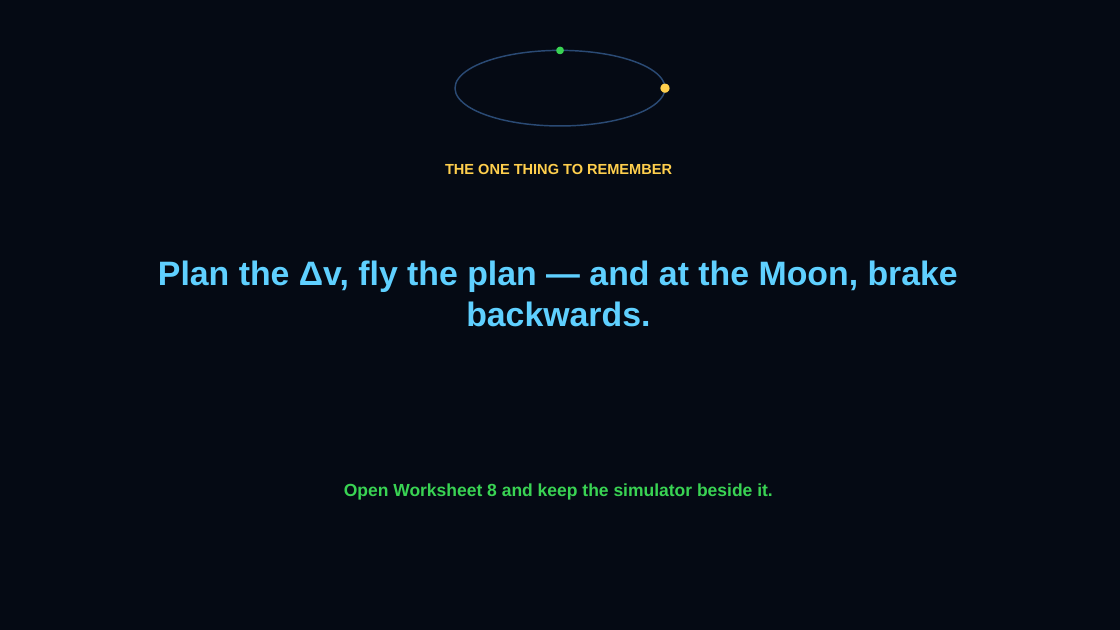
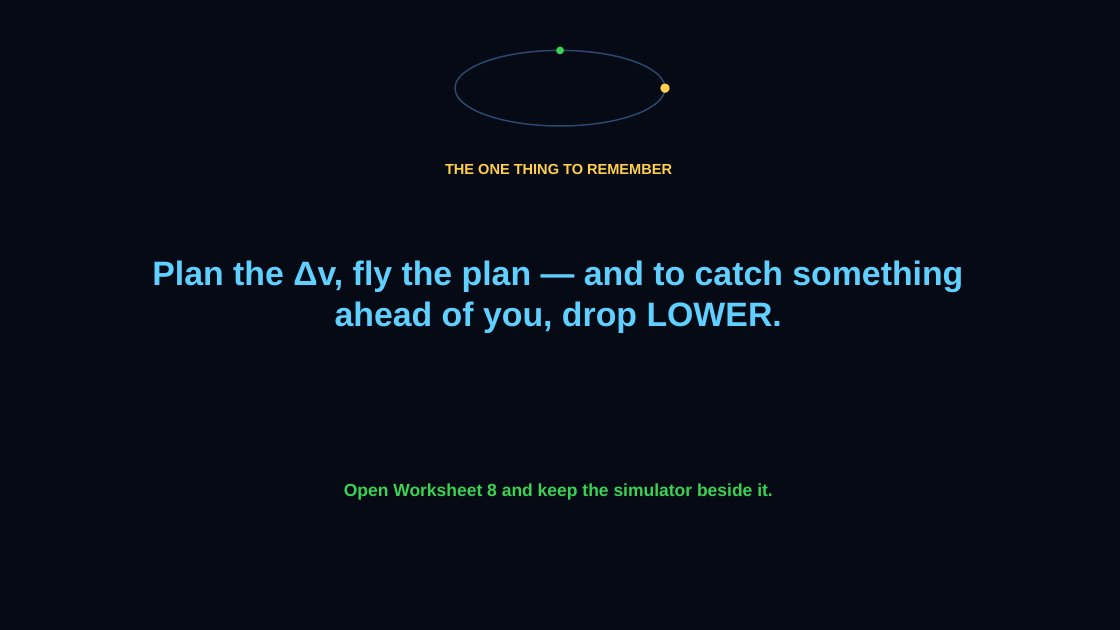
Before and after one commit to JASONSS26/orbit-academy, a slide deck: slide 12 of slides/module8.pptx (slide 8 before the commit). Drawn at 1120x630 pixels with LibreOffice and Linux fonts; fonts in the diff are those of the drawing. Boxes give left, top, right and bottom in pixels: in the first picture for what was removed or moved away, otherwise in the second. Text is boxed around its words. In the diff, an @@ line names an element or a change of style, - is before the commit and + after.

```diff
--- a/slides/module8.pptx
+++ b/slides/module8.pptx
@@ text at [152,260,963,333]: text changed @@
-Plan the Δv, fly the plan — and at the Moon, brake backwards.
+Plan the Δv, fly the plan — and to catch something ahead of you, drop LOWER.
```
Also in this commit, not shown: 6 other slides changed, 4 slides added, 9 other files.
